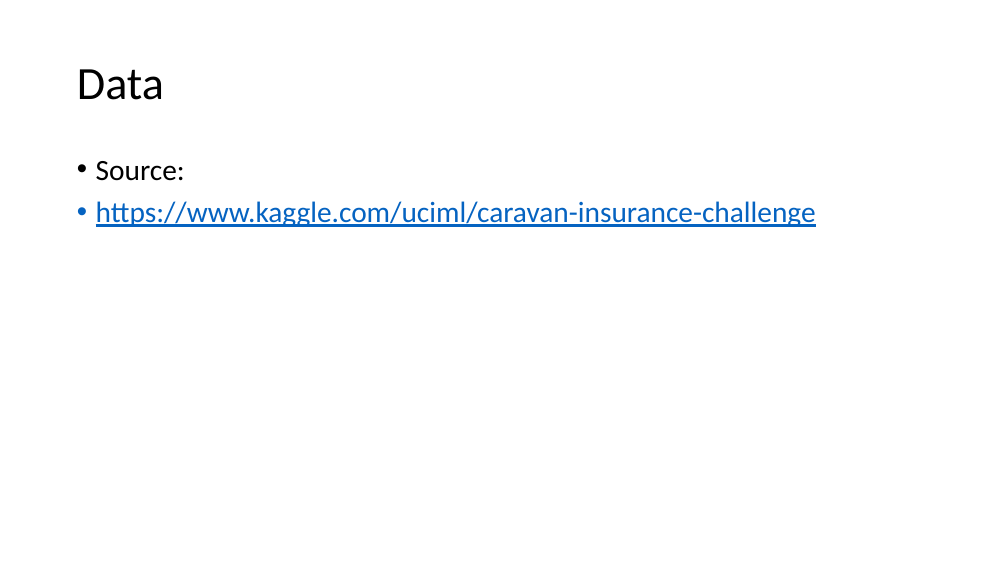
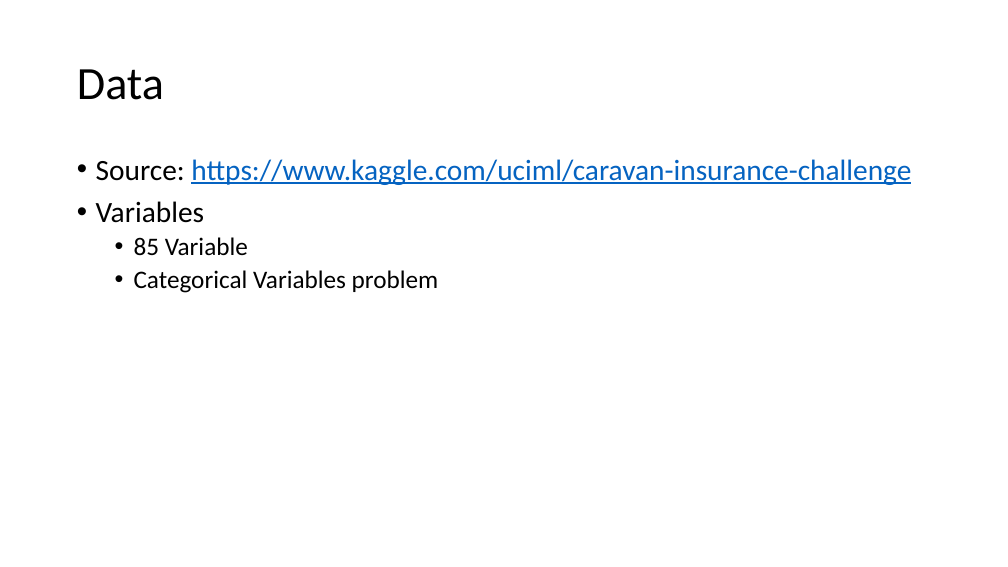
Before and after one commit to Ophidian0807/Springboard_Capstone_1, a slide deck: slide 3 of Capstone 1.pptx (slide 2 before the commit). Drawn at 1008x567 pixels with LibreOffice and Linux fonts; fonts in the diff are those of the drawing. Boxes give left, top, right and bottom in pixels: in the first picture for what was removed or moved away, otherwise in the second. Text is boxed around its words. In the diff, an @@ line names an element or a change of style, - is before the commit and + after.

Commit message:
ppt update

```diff
--- a/Capstone 1.pptx
+++ b/Capstone 1.pptx
@@ text at [96, 159, 911, 293]: text changed @@
-• Source:
-• https://www.kaggle.com/uciml/caravan-insurance-challenge
+• Source: https://www.kaggle.com/uciml/caravan-insurance-challenge
+• Variables
+  • 85 Variable
+  • Categorical Variables problem
```
Also in this commit, not shown: 4 other slides changed, 1 slide added, 1 other file.
